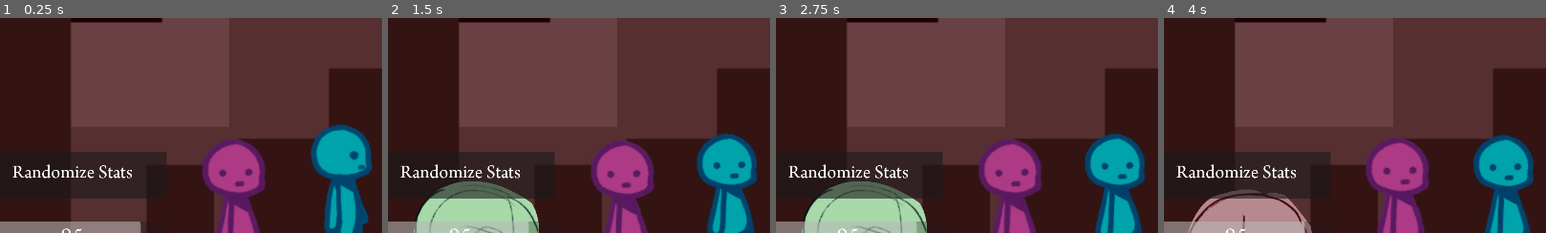
Above: before the commit, frames 1-4 (left to right).
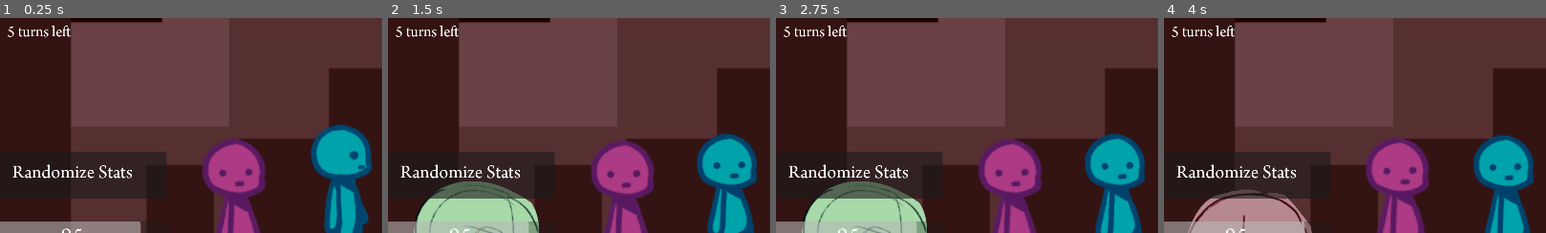
Above: after the commit, the same moments.

Repository: eigenstuffs/SRS
Game: Godot game, scene res://scenes/places/space.tscn
Two runs of this game, one before a commit and one after it. Both use one fixed random seed, a clock stepped at 60 frames per second and the inputs below.
Inputs (mouse positions are % of the whole screen's width and height, from its top left):
- Up to frame 1 (0.25 s): no input
- Up to frame 2 (1.5 s): tap Enter (ui_accept) at 0.5 s; move the mouse to (72, 45) at 0.52 s; hold Right (ui_right) 0.53-1.25 s; hold Enter (ui_accept) 0.53-1.25 s; click (93, 12) at 1.25 s
- Up to frame 3 (2.75 s): click "Next" at 2 s
- Up to frame 4 (4 s): click "Next" at 2.75 s; move the mouse to (30, 55) at 3.52 s; hold Down (ui_down) from 3.53 s (still down); click (30, 55) at 3.6 s; tap Enter (ui_accept) at 3.77, 3.8 s
The pictures show only the part of the screen within x 5-55%, y 8-58%; the shares and areas given below are measured in that part.

The runs differ from the first frame. In frame 1, 0.3% of the frame differs, in the area x 2-19%, y 3-9%; in frame 2, 0.3%; in frame 3, 0.3%; in frame 4, 0.3%.

Commit message:
turns left
did not test if this works yet :(((

Diff:
--- a/scenes/places/space.gd
+++ b/scenes/places/space.gd
@@ -1,12 +1,18 @@
 extends Node3D
+
+signal noTimeLeft
 
 var turns = 5
 
-@export_node_path("Player") var player
+@onready var interactor: Interactor = get_tree().current_scene.get_node("Actors/Player/Interactor")
+
 
 func _ready():
-	var p : Player = get_node(player)
-	p.connect("interact", interacted)
+	interactor.connect("interact", interacted)
 
 func interacted():
-	pass
+	turns -= 1
+	get_tree().current_scene.get_node("CanvasLayer/Overlay/Turns/Label").text = str(turns) + " turns left"
+	if turns==0:
+		pass
+		#emit_signal("noTimeLeft")
--- a/scenes/places/space.tscn
+++ b/scenes/places/space.tscn
@@ -80,7 +80,6 @@
 
 [node name="Space" type="Node3D"]
 script = ExtResource("1_j16wi")
-player = NodePath("Actors/Player")
 
 [node name="CanvasLayer" type="CanvasLayer" parent="."]
 
--- a/scenes/player/interactor.gd
+++ b/scenes/player/interactor.gd
@@ -4,7 +4,7 @@
 
 var current_interaction : Interaction = null
 
-signal interacted
+signal interact
 
 func _on_area_entered(area):
 	if area is Interaction and current_interaction == null:
@@ -22,3 +22,5 @@
 	if event.is_action_pressed("ui_accept") and Global.can_move:
 		if current_interaction:
 			current_interaction.action()
+			await(current_interaction.end_interaction)
+			emit_signal("interact")
--- a/tools/overlay/overlay.tscn
+++ b/tools/overlay/overlay.tscn
@@ -134,4 +134,25 @@
 horizontal_alignment = 1
 vertical_alignment = 1
 
+[node name="Turns" type="Control" parent="."]
+anchors_preset = 0
+offset_left = 64.0
+offset_top = 64.0
+offset_right = 320.0
+offset_bottom = 192.0
+
+[node name="TextureRect" type="TextureRect" parent="Turns"]
+layout_mode = 0
+offset_right = 256.0
+offset_bottom = 128.0
+
+[node name="Label" type="Label" parent="Turns"]
+layout_mode = 0
+offset_right = 256.0
+offset_bottom = 128.0
+theme_override_font_sizes/font_size = 40
+text = "5 turns left"
+horizontal_alignment = 1
+vertical_alignment = 1
+
 [connection signal="pressed" from="RadomizeStats" to="RadomizeStats" method="_on_pressed"]
